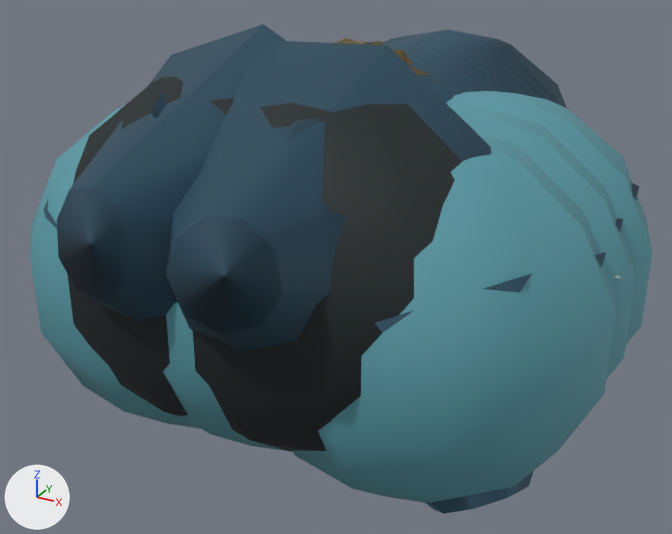
The glTF model public/models/DragonflyStage3.glb as it was, and as the next commit left it.
Camera for both pictures: a camera (50 mm lens) standing at (2.44, -4.71, 2.39) and looking at (-0.11, -0.06, 0.06). Arrows for +X, +Y and +Z are at lower left; the lights stay in place. The picture after the commit comes second. Vertices at exactly the same position are counted once.

Names of what the first picture shows: 'Optimized insect'.
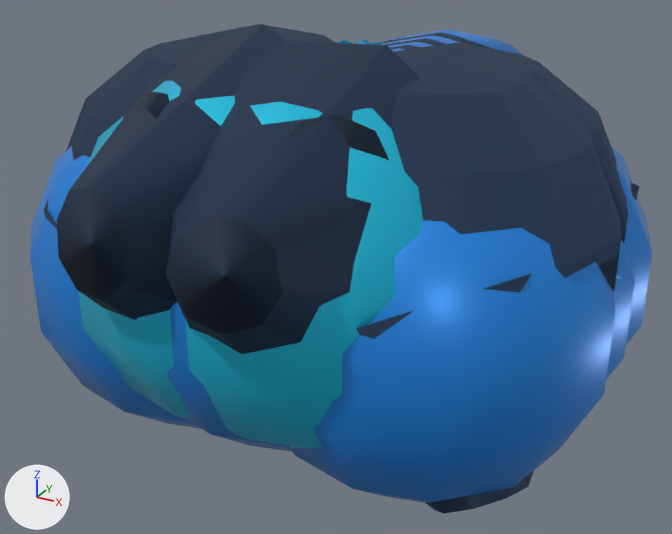
Location of each change, (x1, y1, x2, y2) in pixels of the pictures (672 x 534 px; the box of a moved part takes in the faces that stretch with it):
'Optimized insect', recoloured, surface changed, reshaped
    both: (30, 24, 652, 514)
part 1 of me_complete_articulated_insect_anatomy, moved or reshaped
    before: (67, 76, 233, 417)
    after: (66, 32, 232, 161)
part 2 of me_complete_articulated_insect_anatomy, moved or reshaped
    before: (193, 103, 462, 452)
    after: (199, 24, 335, 43)
part 3 of me_complete_articulated_insect_anatomy, added
    after: (392, 54, 622, 291)
part 4 of me_complete_articulated_insect_anatomy, added
    after: (394, 43, 628, 243)
part 5 of me_complete_articulated_insect_anatomy, added
    after: (78, 81, 235, 418)
part 6 of me_complete_articulated_insect_anatomy, added
    after: (185, 102, 423, 448)
part 7 of me_complete_articulated_insect_anatomy, moved or reshaped (mostly hidden)
    before: (334, 38, 429, 75)
    after: (337, 39, 382, 45)
part 8 of me_complete_articulated_insect_anatomy, recoloured
    before: (382, 30, 567, 108)
    after: (382, 30, 523, 55)

The change, as a list of edits to the scene's bpy script:
```text
Change mat_mat0:
    mat_mat0.base_color: (0.0203, 0.0742, 0.12) -> (0.00335, 0.0232, 0.0685)  # dark blue #274d61 -> dark blue #0b2a4a
Change mat_mat1:
    mat_mat1.base_color: (0.0976, 0.319, 0.376) -> (0.013, 0.246, 0.784)  # cyan #5899a5 -> blue #1e88e5
    mat_mat1.roughness: 0.72 -> 0.36
Change mat_mat2:
    mat_mat2.base_color: (0.00651, 0.013, 0.0152) -> (0.00972, 0.546, 0.791)  # black #131e21 -> cyan #19c3e6
    mat_mat2.roughness: 0.72 -> 0.36
Change mat_mat4:
    mat_mat4.base_color: (0.202, 0.144, 0.0545) -> (0.0222, 0.468, 0.922)  # brown #7c6a42 -> blue #29b6f6
Add mat_mat5:
    mat_mat5 = principled_material('mat5')
    mat_mat5.base_color = (0.521, 0.896, 1.0)  # cyan #bff3ff
    mat_mat5.roughness = 0.72
Change me_complete_articulated_insect_anatomy:
    used by ob_optimized_insect; location = (0.0, 0.0, 0.0)
    remove me_complete_articulated_insect_anatomy.from_pydata(...)  # 2232 vertices, 4216 faces; spans x -1.69..1.69, y -1.93..2.29, z -0.8..1.63
    add me_complete_articulated_insect_anatomy.from_pydata(...)  # 2638 vertices, 5000 faces; spans x -1.69..1.69, y -1.93..2.29, z -0.8..1.63
    me_complete_articulated_insect_anatomy part 1: the loose piece of 74 vertices spanning x -1.23..0.71, y -1.79..0.16, z -0.55..1.45 is moved by (-0.4, 0.42, 0.06), in mat_mat0 (dark blue #0b2a4a)
    me_complete_articulated_insect_anatomy part 2: the loose piece of 74 vertices spanning x -0.71..1.23, y -1.79..0.16, z -0.55..1.45 is moved by (-0.88, 0.74, 0.06), in mat_mat0 (dark blue #0b2a4a)
    me_complete_articulated_insect_anatomy part 3: a new loose piece, a UV sphere (12 segments, 7 rings, poles along z) spanning x -0.31..1.64, y -1.37..0.58, z -0.49..1.5, in mat_mat0 (dark blue #0b2a4a)
    me_complete_articulated_insect_anatomy part 4: a new loose piece, a UV sphere (12 segments, 7 rings, poles along z) spanning x -0.36..1.59, y -1.05..0.9, z -0.49..1.5, in mat_mat0 (dark blue #0b2a4a)
    me_complete_articulated_insect_anatomy part 5: a new loose piece, a UV sphere (12 segments, 7 rings, poles along z) spanning x -1.18..0.78, y -1.79..0.16, z -0.55..1.45, in mat_mat2 (cyan #19c3e6)
    me_complete_articulated_insect_anatomy part 6: a new loose piece, a UV sphere (12 segments, 7 rings, poles along z) spanning x -0.78..1.18, y -1.79..0.16, z -0.55..1.45, in mat_mat2 (cyan #19c3e6)
    me_complete_articulated_insect_anatomy part 7
    17 vertices in x -1.13..1.1, y -0.85..0.79, z -0.23..1.39 move by (0.0, 0.0, 0.01)
    16 vertices in x -1.0..1.05, y -1.14..0.65, z -0.52..1.45 move by (0.0, 0.0, -0.01)
    9 vertices in x -1.12..0.34, y -0.95..0.74, z -0.35..0.99 move by (0.0, -0.01, 0.01)
    9 vertices in x -1.11..0.73, y -0.44..0.33, z -0.52..1.48 move by (0.0, -0.01, -0.01)
    8 vertices in x -1.12..0.93, y -1.32..0.5, z 0.3..1.45 move by (0.0, 0.0, 0.02)
    6 vertices in x -1.1..0.01, y -0.78..0.21, z -0.29..1.42 move by (0.0, -0.01, 0.02)
    135 vertices move from x -1.13..1.13, y -1.46..0.79, z -0.52..1.48 to x -1.13..1.13, y -1.44..0.8, z -0.53..1.47
    me_complete_articulated_insect_anatomy part 8: 864 faces spanning x -0.98..0.98, y -0.96..2.29, z -0.68..1.32 switch from mat_mat0 (dark blue #274d61) to mat_mat1 (blue #1e88e5)
    other edits to the shape of me_complete_articulated_insect_anatomy do not show in these pictures
    add me_complete_articulated_insect_anatomy.materials.append(mat_mat5)  # cyan #bff3ff
```
